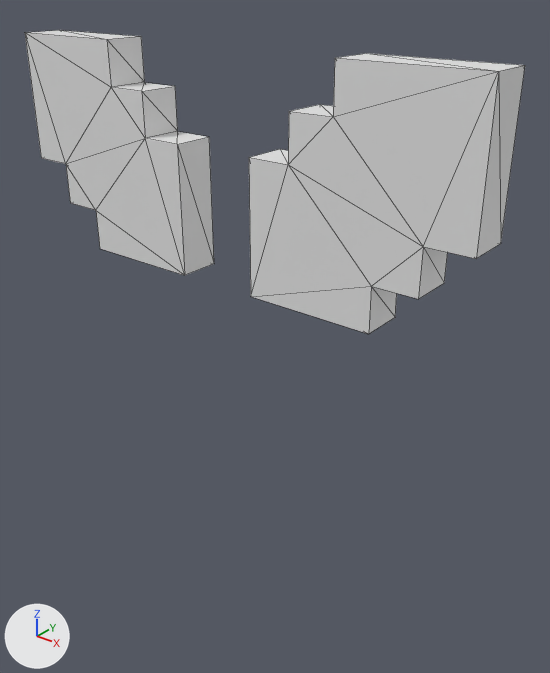
Before and after pictures for a commit that changed the COLLADA model ThaumAge/Assets/Art/FBX/Equip/LeafMs.dae.
Camera for both pictures: a camera (50 mm lens) standing at (21.9, -24.1, 62.8) and looking at (0.8, 2.2, 46.5). The lights are fixed; the arrows at lower left show +X, +Y and +Z. Mesh edges are drawn as thin lines.

Names of what the first picture shows: 'LeafMs.Merged'.
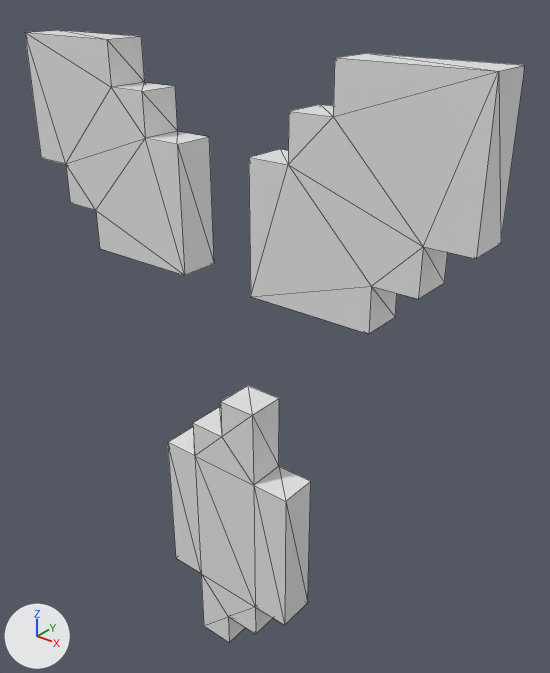
Changed parts and their boxes (x1, y1, x2, y2) in the pictures (550 x 673 px):
'LeafMs.Merged', reshaped (101% taller): before (25, 30, 525, 334); after (25, 30, 525, 642)
part 1 of me_plane_tex, added: after (168, 386, 311, 642)

The edits, one by one:
me_plane_tex is used by ob_leafms_merged; location (0.0, -11.0, 0.0).
me_plane_tex had 48 vertices, 88 faces and spanned x -12.0..12.0, y 10.0..12.0, z 50.0..60.0.
me_plane_tex now has 80 vertices, 148 faces and spans x -12.0..12.0, y 10.0..12.0, z 28.0..60.0.
me_plane_tex part 1: a new loose piece of 32 vertices spanning x -4.0..4.0, y 10.0..12.0, z 28.0..44.0.
